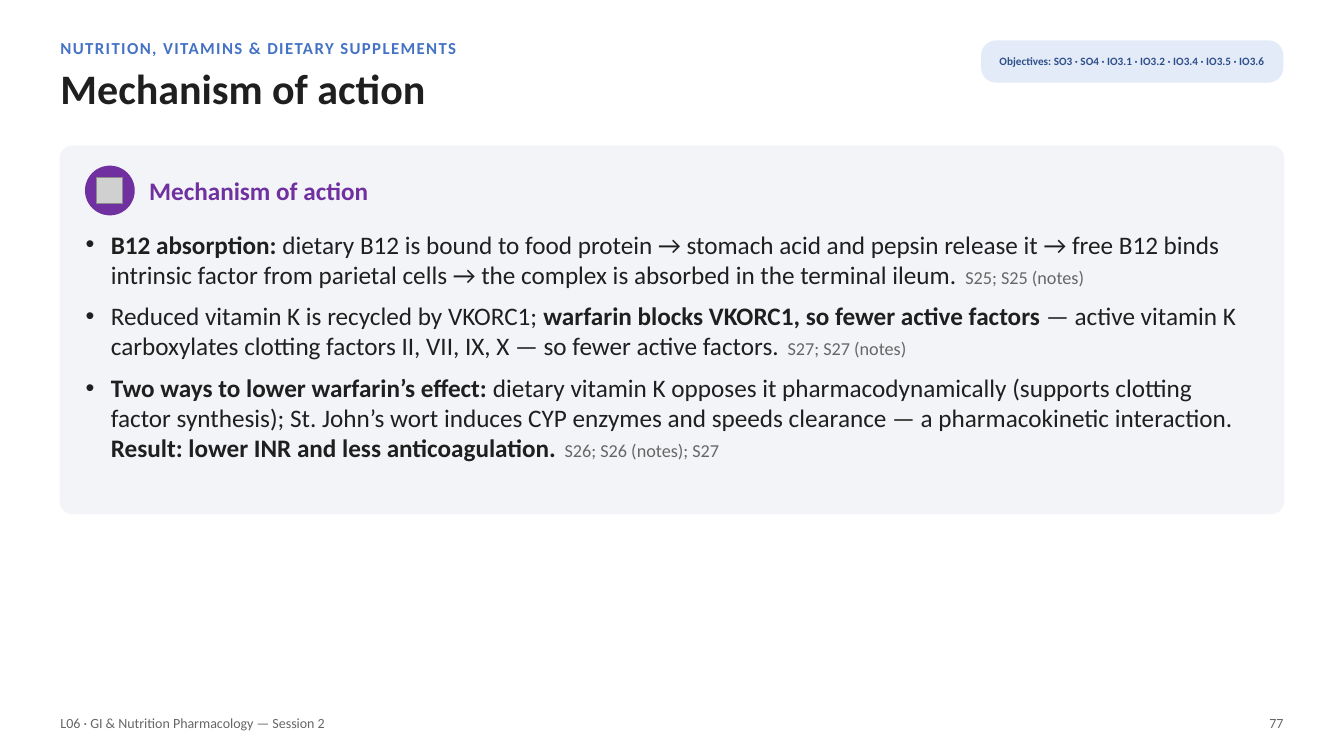
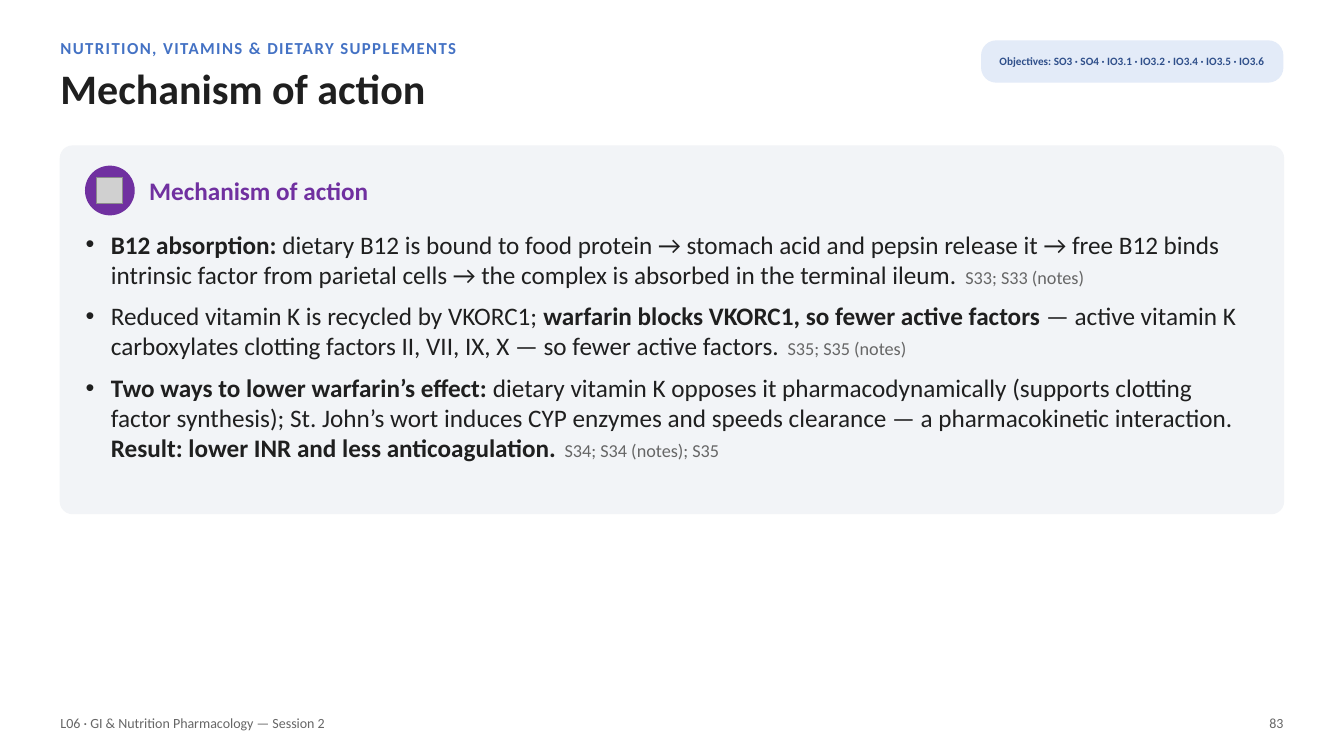
Before and after one commit to bishwokrit/DPAS-Pharm, a slide deck: slide 83 of outputs/L06/L06_Unit_3_GI_Nutrition_Session_2_study_deck.pptx (slide 77 before the commit). Drawn at 1344x756 pixels with LibreOffice and Linux fonts; fonts in the diff are those of the drawing; grey boxes stand for pictures. Boxes give left, top, right and bottom in pixels: in the first picture for what was removed or moved away, otherwise in the second. Text is boxed around its words. In the diff, an @@ line names an element or a change of style, - is before the commit and + after.

```diff
--- a/outputs/L06/L06_Unit_3_GI_Nutrition_Session_2_study_deck.pptx
+++ b/outputs/L06/L06_Unit_3_GI_Nutrition_Session_2_study_deck.pptx
@@ text at <box>111,236,1236,462</box>: text changed @@
-• B12 absorption: dietary B12 is bound to food protein → stomach acid and pepsin release it → free B12 binds intrinsic factor from parietal cells → the complex is absorbed in the terminal ileum. S25; S25 (notes)
-• Reduced vitamin K is recycled by VKORC1; warfarin blocks VKORC1, so fewer active factors — active vitamin K carboxylates clotting factors II, VII, IX, X — so fewer active factors. S27; S27 (notes)
-• Two ways to lower warfarin’s effect: dietary vitamin K opposes it pharmacodynamically (supports clotting factor synthesis); St. John’s wort induces CYP enzymes and speeds clearance — a pharmacokinetic interaction. Result: lower INR and less anticoagulation. S26; S26 (notes); S27
+• B12 absorption: dietary B12 is bound to food protein → stomach acid and pepsin release it → free B12 binds intrinsic factor from parietal cells → the complex is absorbed in the terminal ileum. S33; S33 (notes)
+• Reduced vitamin K is recycled by VKORC1; warfarin blocks VKORC1, so fewer active factors — active vitamin K carboxylates clotting factors II, VII, IX, X — so fewer active factors. S35; S35 (notes)
+• Two ways to lower warfarin’s effect: dietary vitamin K opposes it pharmacodynamically (supports clotting factor synthesis); St. John’s wort induces CYP enzymes and speeds clearance — a pharmacokinetic interaction. Result: lower INR and less anticoagulation. S34; S34 (notes); S35
@@ text at <box>1269,718,1283,728</box>: text changed @@
-77
+83
```
Also in this commit, not shown: 107 other slides changed, 10 slides added, 35 other files.
